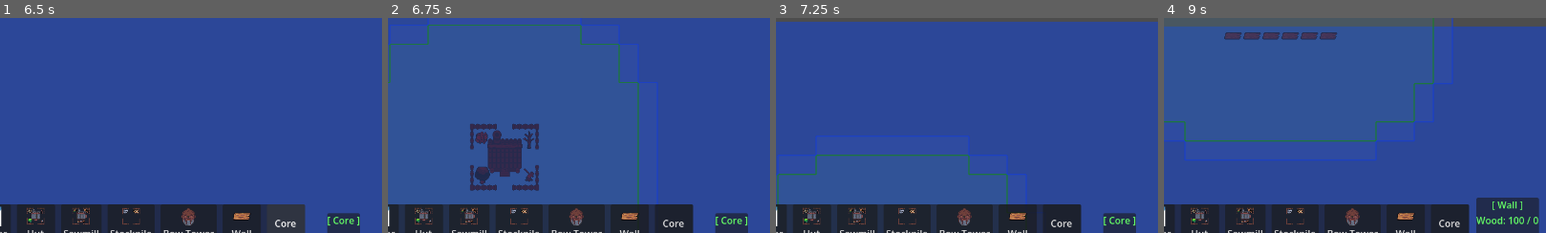
Above: before the commit, frames 1-4 (left to right).
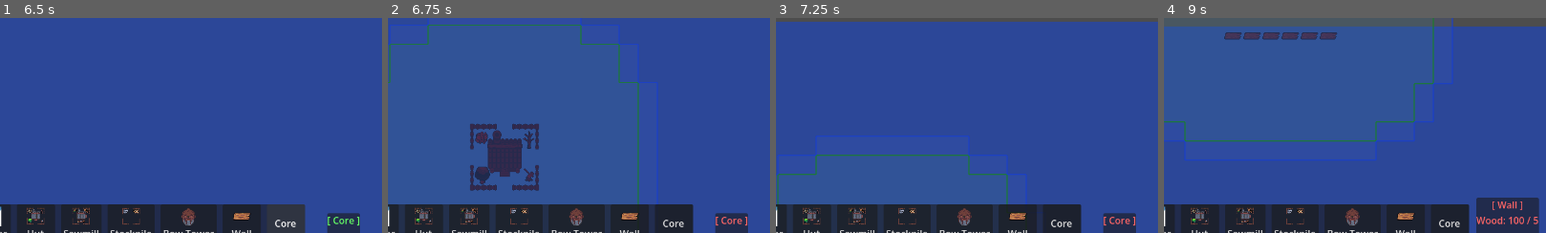
Above: after the commit, the same moments.

Repository: ColdTerror/Core-and-Conveyor
Game: Godot game, scene res://scenes/level.tscn
The game is run twice, just before and just after one commit, with the same random seed, the same clock (stepped at 60 frames per second) and the same inputs. The engine's default icon, where the game draws it, is replaced by a stand-in: a white triangle on a blue panel in a dark square.
Inputs (mouse positions are % of the whole screen's width and height, from its top left):
- Up to frame 1 (6.5 s): click "Belt" at 0.5 s; click "Router" at 1.25 s; click "Hut" at 2 s; click "Sawmill" at 2.75 s; click "Stockpile" at 3.5 s; click "Bow Tower" at 4.25 s; click "Wall" at 5 s; click "Core" at 5.75 s
- Up to frame 2 (6.75 s): tap Enter at 6.5 s; move the mouse to (45, 70) at 6.52 s; hold Up (ui_up) from 6.53 s (still down); hold X (deconstruct_hotkey) from 6.53 s (still down); click (45, 70) at 6.67 s
- Up to frame 3 (7.25 s): keep holding Up (ui_up); keep holding X (deconstruct_hotkey)
- Up to frame 4 (9 s): release Up (ui_up) at 7.25 s; release X (deconstruct_hotkey) at 7.25 s; drag from (80, 65) to (45, 70) at 7.27 s; tap Space at 8 s; move the mouse to (20, 35) at 8.02 s; hold Left (ui_left) 8.03-8.75 s; hold R (rotate_tile) 8.03-8.75 s; tap Enter at 8.75 s; drag from (55, 50) to (20, 35) at 8.77 s
The pictures show only the part of the screen within x 35-85%, y 48-98%; the shares and areas given below are measured in that part.

Frame 1 is identical in both runs. In frame 2, 0.1% of the frame differs, in the area x 85-95%, y 92-97%; in frame 3, 0.1%; in frame 4, 0.4%, in the area x 81-98%, y 85-96%.

Commit message:
added valid check to cost ui so its red if you cant place due to cost or location

Diff:
--- a/scripts/building/building_manager.gd
+++ b/scripts/building/building_manager.gd
@@ -382,13 +382,19 @@
 	return true
 
 
-func update_placement_cost_ui(valid_count: int = 1):
+func update_placement_cost_ui(valid_count: int = 1, is_location_valid: bool = true):
 	if not is_instance_valid(ghost_building): return
 
-	# Multiply the base cost by our exact valid count!
+	# Start by assuming we can place it if the location is physically valid
+	var can_place = is_location_valid
+
+	# If we are dragging, but EVERY tile is blocked, force it to be Red and show the base cost
+	if is_dragging and valid_count == 0:
+		can_place = false
+		valid_count = 1
+
 	var base_cost = ghost_building.get_build_cost()
 	var total_cost = {}
-	var can_afford = true
 
 	for res in base_cost:
 		var total_needed = base_cost[res] * valid_count
@@ -397,10 +403,10 @@
 		# Check against the economy
 		var have = EconomyManager.global_inventory.get(res, 0)
 		if have < total_needed:
-			can_afford = false
-
-	# Tell the UI!
-	placement_cost_updated.emit(ghost_building.building_name, total_cost, can_afford)
+			can_place = false # We are broke!
+
+	# Tell the UI! (We use 'can_place' now instead of just 'can_afford')
+	placement_cost_updated.emit(ghost_building.building_name, total_cost, can_place)
 # -------------------------------
 # DRAG LOGIC IMPLEMENTATION
 # -------------------------------
@@ -574,7 +580,8 @@
 	var valid = _can_place_building(ghost_building, grid_pos)
 	ghost_building.set_valid_placement(valid)
 
-	update_placement_cost_ui()
+	# --- FIXED: Pass the physical validity check to the UI! ---
+	update_placement_cost_ui(1, valid)
 
 func _get_mouse_grid() -> Vector2i:
 	var mouse_global = get_global_mouse_position()
